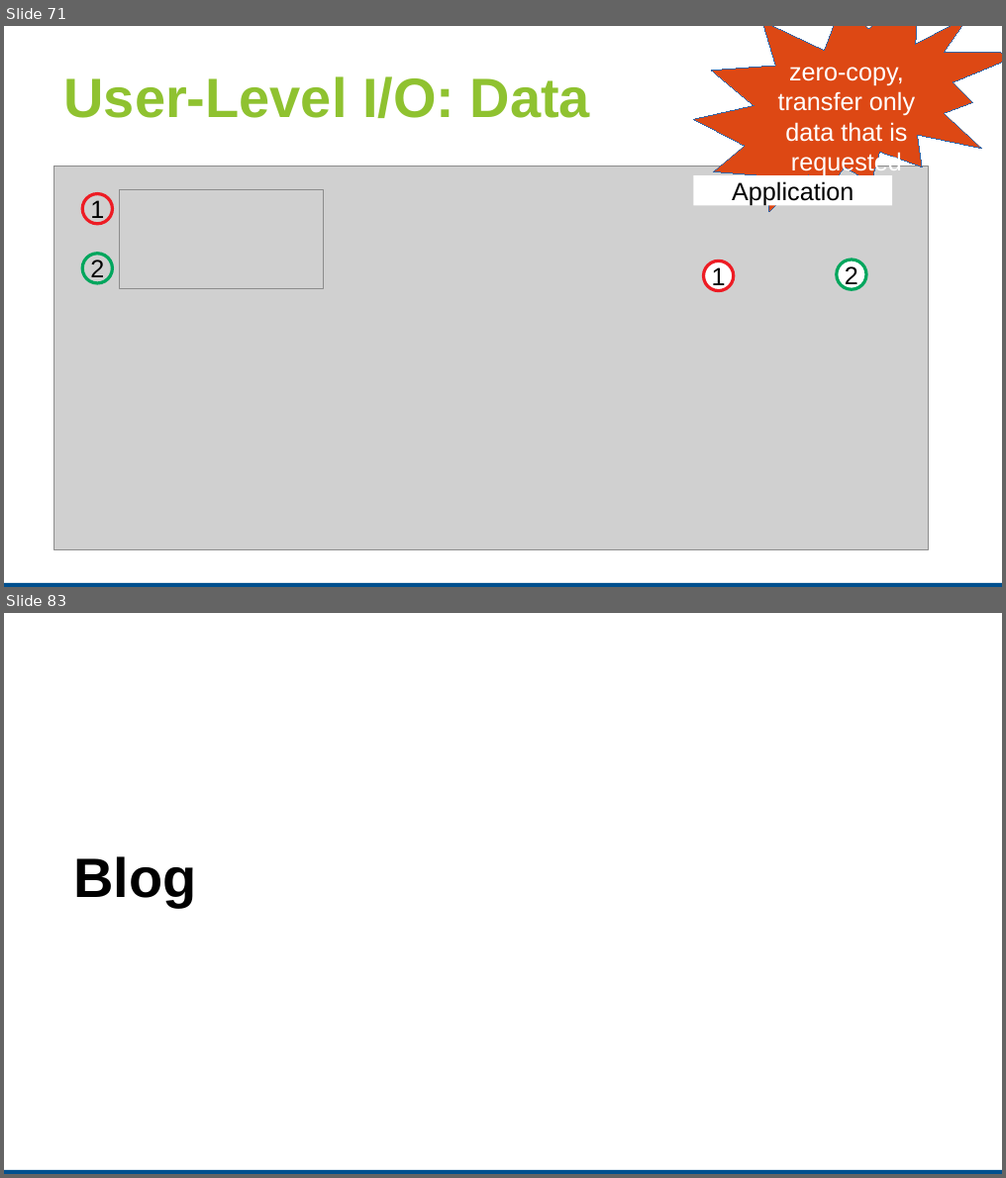
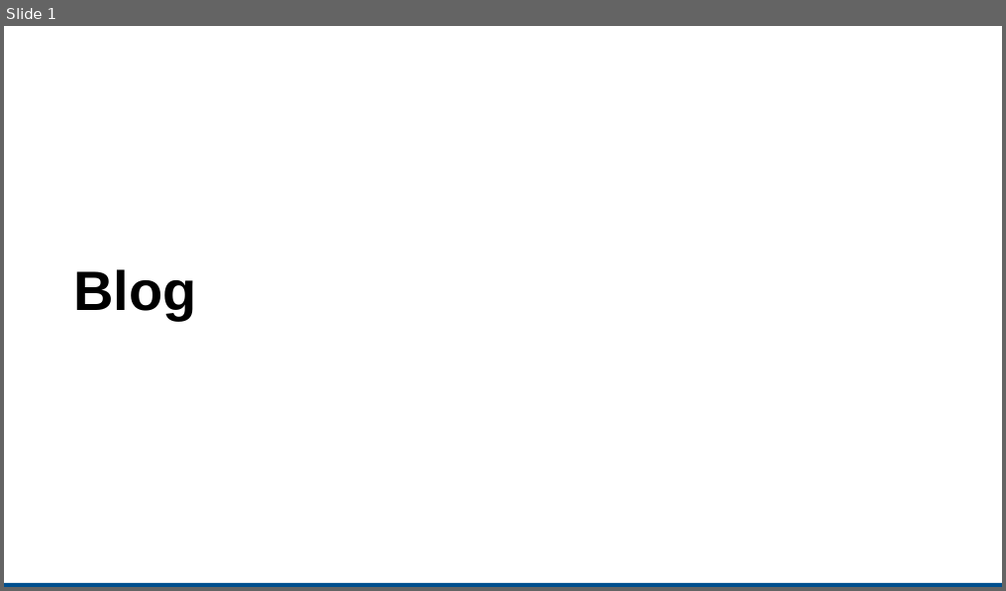
Before and after one commit to apache/incubator-crail-website, a slide deck: site/_graphix/nodekernel.odp. Shown one above the other, each under a label of ours: slides 71 and 83 before the commit, slide 1 after it; the slides between them are not shown. The pictures are 1006x1178 and 1006x591 pixels, drawn with LibreOffice and Linux fonts; fonts in the diff are those of the drawing; grey boxes stand for pictures. Boxes give left, top, right and bottom in pixels: in the first picture for what was removed or moved away, otherwise in the second. Text is boxed around its words. In the diff, an @@ line names an element or a change of style, - is before the commit and + after.

```diff
--- a/site/_graphix/nodekernel.odp
+++ b/site/_graphix/nodekernel.odp
@@ slide 71 removed at bbox=[4, 26, 1002, 587], background #FFFFFF; not listed: 1 template element that a slide beside it also shows @@
@@ irregular seal removed at bbox=[694, 26, 1002, 211] @@
-zero-copy,
-transfer only
-data that is
-requested
@@ title removed at bbox=[64, 76, 590, 118] @@
-User-Level I/O: Data
@@ picture removed at bbox=[54, 166, 928, 550] @@
@@ ellipse removed at bbox=[83, 193, 113, 224] @@
-1
@@ picture removed at bbox=[119, 189, 324, 289] @@
@@ rectangle removed at bbox=[694, 175, 892, 205] @@
@@ text removed at bbox=[732, 181, 853, 206] @@
-Application
@@ ellipse removed at bbox=[83, 254, 113, 283] @@
-2
@@ ellipse removed at bbox=[704, 262, 734, 291] @@
-1
@@ ellipse removed at bbox=[837, 260, 866, 289] @@
-2
@@ what was slide 83 is now slide 1 @@
```
Also in this commit, not shown: 2 slides added, 86 other slides removed, 5 other files.
